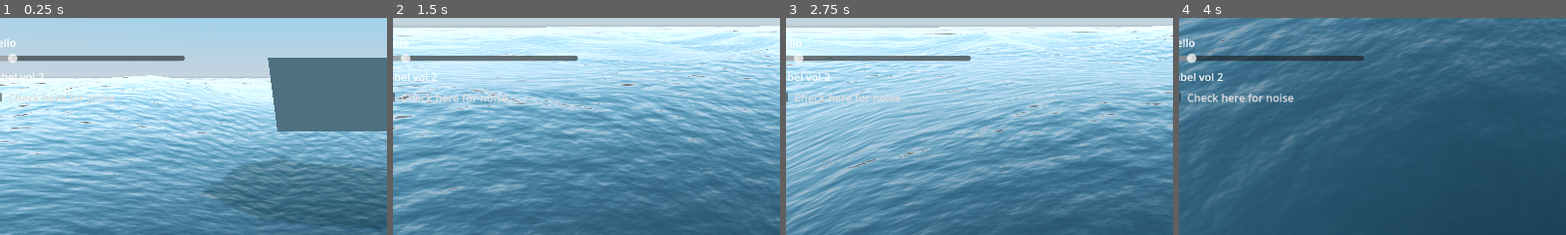
Above: before the commit, frames 1-4 (left to right).
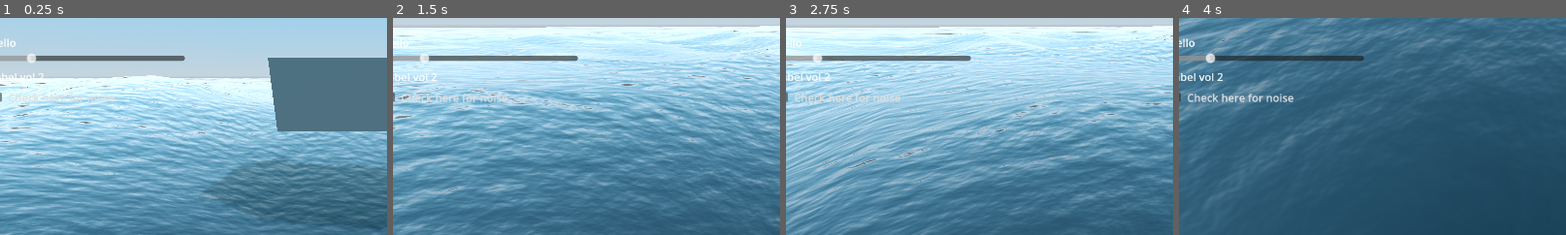
Above: after the commit, the same moments.

Repository: D0V4HKIIN/cs-341-computer-graphics-project
Game: Godot game, scene res://Main.tscn
The game is run twice, just before and just after one commit, with the same random seed, the same clock (stepped at 60 frames per second) and the same inputs.
Inputs (mouse positions are % of the whole screen's width and height, from its top left):
- Up to frame 1 (0.25 s): no input
- Up to frame 2 (1.5 s): move the mouse to (72, 45) at 0.52 s; press the mouse at (72, 45) at 0.53 s; hold Right (boat_right) 0.53-1.28 s; move the mouse to (30, 55) at 1.27 s; release the mouse at (30, 55) at 1.28 s; hold Down (boat_back) from 1.28 s (still down); click (30, 55) at 1.35 s
- Up to frame 3 (2.75 s): move the mouse to (60, 28) at 2.02 s; release Down (boat_back) at 2.03 s; press the mouse at (60, 28) at 2.03 s; hold Right (boat_right) from 2.03 s (still down)
- Up to frame 4 (4 s): move the mouse to (45, 70) at 2.77 s; release Right (boat_right) at 2.78 s; release the mouse at (45, 70) at 2.78 s; hold Up (boat_forward) 2.78-3.53 s; click (45, 70) at 2.85 s; move the mouse to (80, 65) at 3.52 s; press the mouse at (80, 65) at 3.53 s; hold Left (boat_left) from 3.53 s (still down)
The pictures show only the part of the screen within x 4-54%, y 0-50%; the shares and areas given below are measured in that part.

The runs differ from the first frame. In frame 1, 0.2% of the frame differs, in the area x 2-10%, y 16-21%; in frame 2, 0.2%; in frame 3, 0.2%; in frame 4, 0.2%.

Commit message:
DiscreteFourierTransform start shader

Diff:
--- a/seas-341_captain_hooks_black_pearl/Main.tscn
+++ b/seas-341_captain_hooks_black_pearl/Main.tscn
@@ -1,11 +1,11 @@
 [gd_scene load_steps=10 format=3 uid="uid://vqwdgpeqmylb"]
 
 [ext_resource type="Script" path="res://DefaultCamera.gd" id="1_far80"]
-[ext_resource type="PackedScene" uid="uid://dc5rrghert7q2" path="res://Boat.tscn" id="3_jaqp4"]
+[ext_resource type="PackedScene" uid="uid://dc5rrghert7q2" path="res://boat.tscn" id="3_jaqp4"]
 [ext_resource type="Script" path="res://Boat.gd" id="3_uk3wb"]
 [ext_resource type="PackedScene" uid="uid://dsy0g7e3hkkfg" path="res://Ocean.tscn" id="4_f5de0"]
 [ext_resource type="Script" path="res://Panel.gd" id="5_dsiau"]
-[ext_resource type="PackedScene" path="res://settings2.tscn" id="6_ceydy"]
+[ext_resource type="PackedScene" uid="uid://cmhqa30lx5onx" path="res://settings2.tscn" id="6_ceydy"]
 
 [sub_resource type="ProceduralSkyMaterial" id="ProceduralSkyMaterial_1j8ng"]
 sky_top_color = Color(0.341176, 0.67451, 0.92549, 1)
--- a/seas-341_captain_hooks_black_pearl/Ocean.gd
+++ b/seas-341_captain_hooks_black_pearl/Ocean.gd
@@ -26,6 +26,7 @@
 		waterInstance.mesh.set_subdivide_width(tileSubdivision);
 		waterInstance.mesh.set_subdivide_depth(tileSubdivision);
 		waterInstance.set_scale(Vector3(tileScale, 1.0, tileScale)); # Ignore Y value because planes are 2d
+
 		waterInstance.add_to_group("Water"); # to get the water meshes in the ui
 # called when scene is instanciated
 func _ready():
--- /dev/null
+++ b/seas-341_captain_hooks_black_pearl/fft_shader.gdshader
@@ -0,0 +1,79 @@
+shader_type spatial;
+
+
+const vec2 wind_direction = vec2(1,2);
+const float wind_speed = 1.;
+
+
+const float g = 9.8;
+//const float PI = 3.14159265358979323846;
+varying float L_x;
+varying float L_y;
+
+const float M = 200.;
+const float N = 200.;
+
+varying float wave_height ;
+
+
+vec2 euler(float value){
+	return vec2 (cos(value), sin(value));
+}
+
+var rng = RandomNumberGenerator.new()
+
+float phillips(n_prime, n_prime){
+
+}
+
+
+vec2 h_0_bar(int n_prime, int m_prime){
+	float xi_r = gaussianRandomVariable()
+	return vec2(xi_r, xi_i) * sqrt(phillips(int n_prime, m_prime) / sqrt(2));
+}
+
+
+vec2 height_bar(int n_prime, int m_prime, float time){
+	return h_0_bar(n_prime, m_prime) * euler(dispersion(n_prime, m_prime) * time) + h_0_bar(-n_prime, -m_prime) * euler(-dispersion(n_prime, m_prime) * time);
+}
+
+vec2 height(vec2 x_pos, vec2 z_pos, float time) {
+	for (float m_prime = 0.; m_prime <=  M-1.; m_prime++){
+		for (float n_prime =0. ; n_prime <= N-1.; n_prime++){
+			float kx = PI * (2. * n_prime - N) / L_x;
+			float kz = PI * (2. * m_prime - M) / L_y;
+			wave_height = height_bar(n_prime, m_prime, float time) * euler(x_pos * kx + z_pos *kz);
+		}
+	}
+	return wave_height;
+}
+
+
+
+float dispersion(int n_prime, int m_prime){
+	float w_0 = 2.0 * M_PI / 200.0;
+	float kx = PI * (2* n_prime - N) / L_x;
+	float kz = PI * (2* m_prime - N) / L_y;
+	return floor(sqrt(g* sqrt(kx * kx + kz * kz)) / w_0) * w_0;
+	}
+
+complex h_tilda_f(float time, int n_prime, int m_prime) {
+	return
+}
+
+
+
+void displacement
+
+void normal
+
+
+
+
+
+
+
+
+void fragment() {
+	// Place fragment code here.
+}
--- a/seas-341_captain_hooks_black_pearl/settings2.gd
+++ b/seas-341_captain_hooks_black_pearl/settings2.gd
@@ -1,8 +1,4 @@
 extends Control
-
-# settings
-@onready var SPEED = $MarginContainer/VBoxContainer/HSlider
-@onready var tickbox = $MarginContainer/VBoxContainer/CheckBox
 
 # Called when the node enters the scene tree for the first time.
 func _ready():
--- a/seas-341_captain_hooks_black_pearl/settings2.tscn
+++ b/seas-341_captain_hooks_black_pearl/settings2.tscn
@@ -42,7 +42,9 @@
 
 [node name="HSlider" type="HSlider" parent="MarginContainer/VBoxContainer"]
 layout_mode = 2
-value = 10.0
+max_value = 10.0
+step = 0.5
+value = 2.0
 
 [node name="MarginContainer" type="MarginContainer" parent="MarginContainer/VBoxContainer"]
 layout_mode = 2
